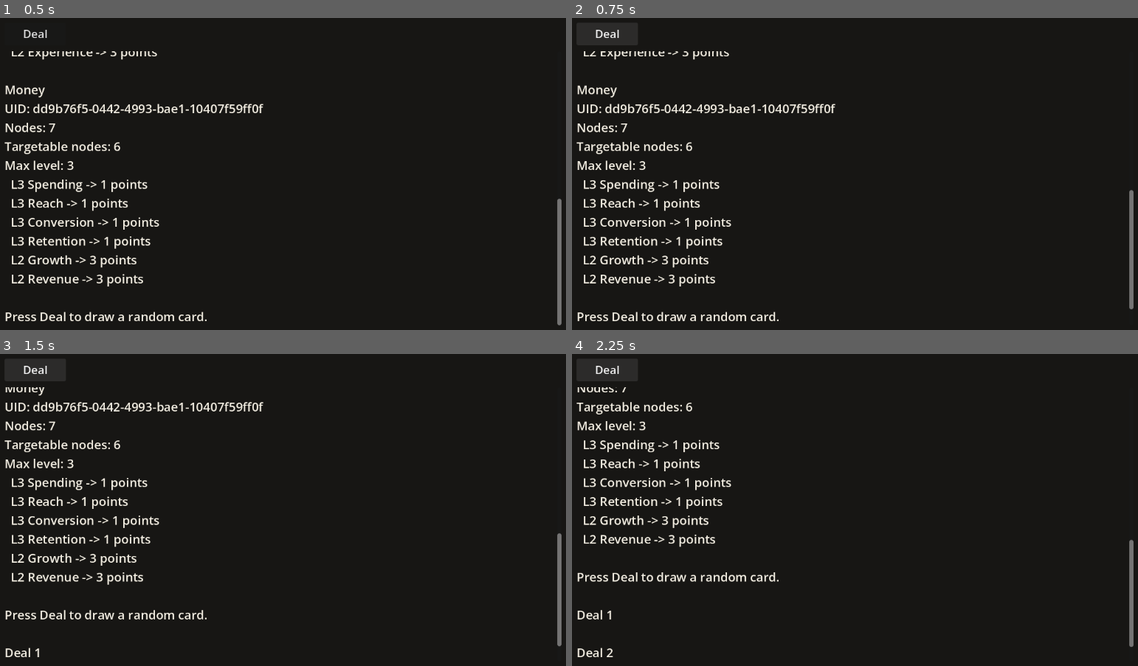
Above: before the commit, frames 1-4 (two rows, left to right).
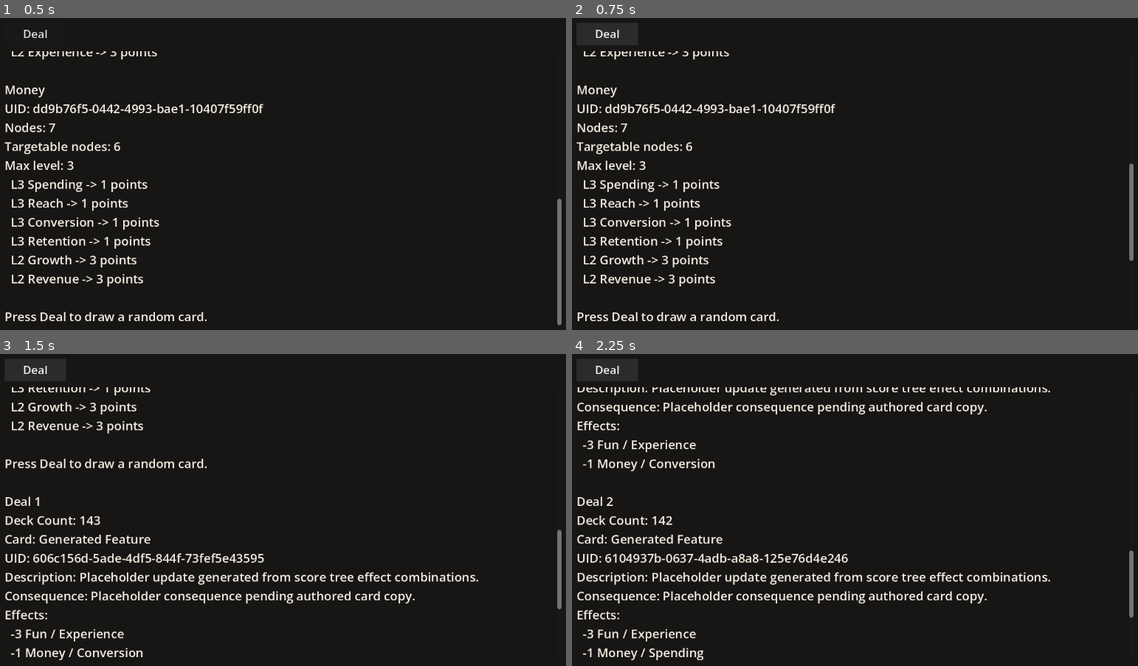
Above: after the commit, the same moments.

Repository: Josephblt/patch-notes
Game: Godot game, scene res://scenes/test_scene.tscn
Two runs of this game, one before a commit and one after it. Both use one fixed random seed, a clock stepped at 60 frames per second and the inputs below.
Inputs:
- Up to frame 1 (0.5 s): no input
- Up to frame 2 (0.75 s): click "Deal" at 0.5 s
- Up to frame 3 (1.5 s): click "Deal" at 1.25 s
- Up to frame 4 (2.25 s): click "Deal" at 2 s

Frame 1 is identical in both runs. In frame 2, 0.2% of the frame differs, in the area x 98-100%, y 46-94%; in frame 3, 7.7%; in frame 4, 8.0%, in the area x 0-100%, y 10-99%.
Error before the commit: Invalid call. Nonexistent function 'size' in base 'RefCounted (FeatureDeck)'. (res://scripts/test_scene.gd:50)

Commit message:
Fix deck count display method in deal button handler

Diff:
--- a/src/scripts/test_scene.gd
+++ b/src/scripts/test_scene.gd
@@ -47,7 +47,7 @@
 	dealt_count += 1
 	_print_line("")
 	_print_line("Deal %d" % dealt_count)
-	_print_line("Deck Count: %d" % feature_deck.size())
+	_print_line("Deck Count: %d" % feature_deck.get_size())
 	_print_lines(_describe_card(drawn_card))
 
 	if not feature_deck.can_draw():
